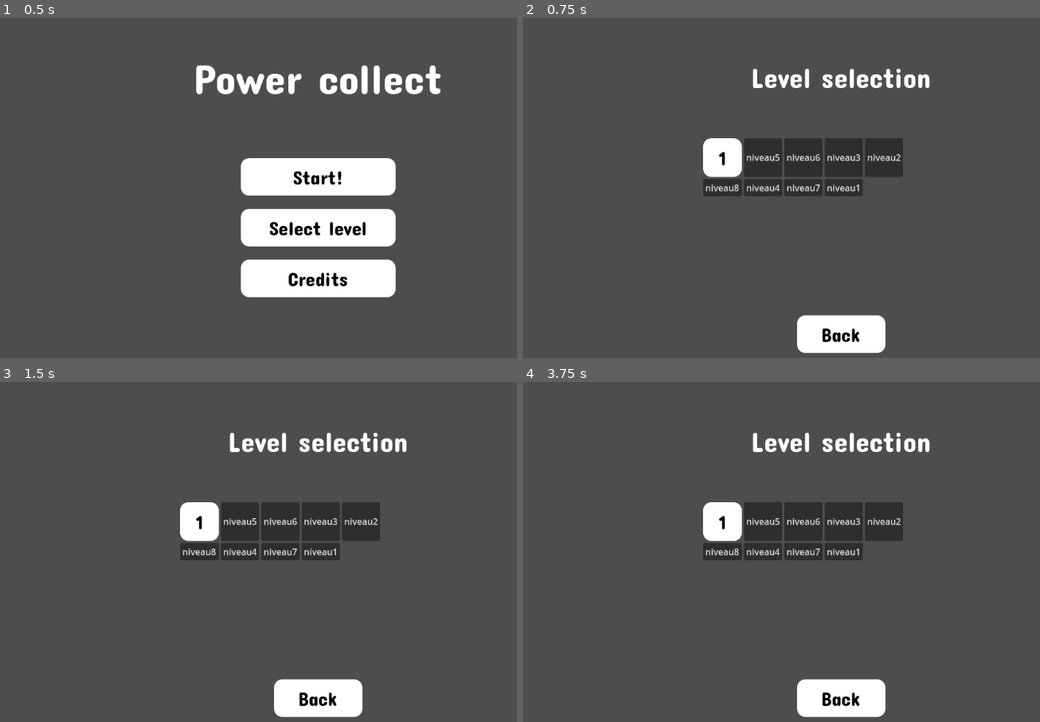
Above: before the commit, frames 1-4 (two rows, left to right).
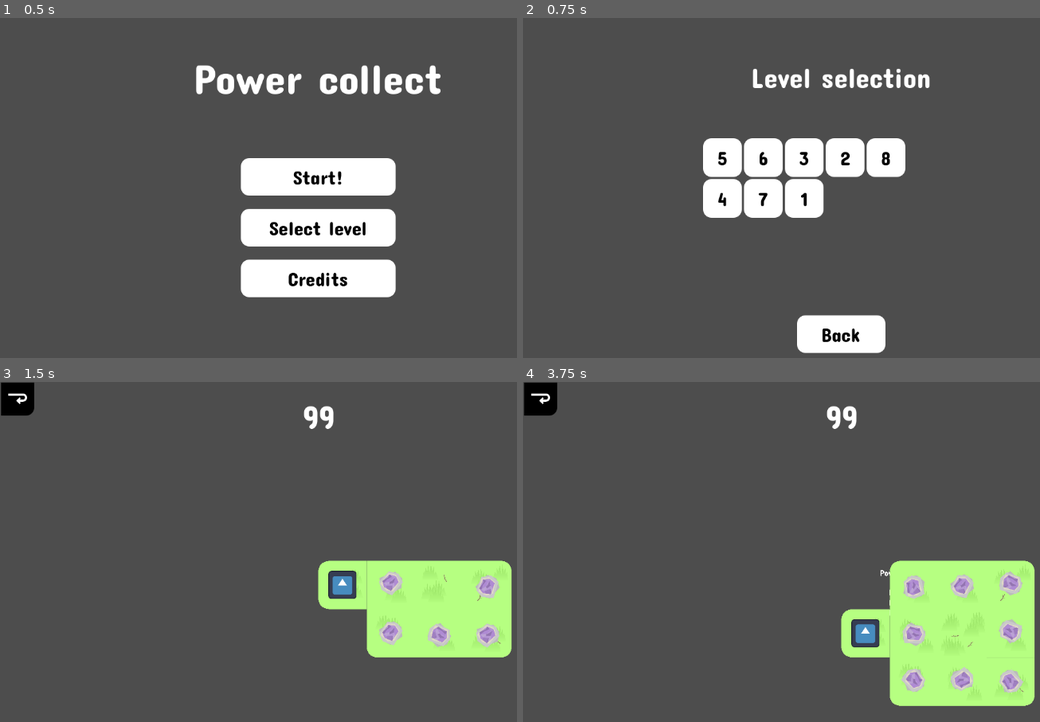
Above: after the commit, the same moments.

Repository: Sergueille/Collector
Game: Godot game, scene res://UI/menu_ui.tscn
Same seed, same stepped clock (60 frames per second), same inputs: the game is played once before the commit and once after it. The engine's default icon, where the game draws it, is replaced by a stand-in: a white triangle on a blue panel in a dark square.
Inputs (mouse positions are in pixels of both pictures, inside the frame that each line leads up to):
- Up to frame 1 (0.5 s): no input
- Up to frame 2 (0.75 s): click "Select level" at 0.5 s
- Up to frame 3 (1.5 s): click "1" at 1.25 s
- Up to frame 4 (3.75 s): click (538, 399) at 2.02 s; click (843, 592) at 2.75 s, where only the run after the commit has a clickable "Select level"; click (724, 521) at 3.5 s, where only the run after the commit has a clickable "5"

Frame 1 is identical in both runs. In frame 2, 6.3% of the frame differs, in the area x 34-74%, y 35-59%; in frame 3, 18%; in frame 4, 22%, in the area x 0-100%, y 0-99%.

Commit message:
modification UI level selection

Diff:
--- a/UI/in_game_ui_control_menu.gd
+++ b/UI/in_game_ui_control_menu.gd
@@ -3,3 +3,4 @@
 
 func _on_go_back_menu_button_pressed() -> void:
 	SceneSwitcher.go_to_level(ResourceLoader.load("res://UI/menu_ui.tscn").instantiate())
+	get_tree().change_scene_to_file("res://UI/level_selection.tscn")
--- a/UI/level_selection.gd
+++ b/UI/level_selection.gd
@@ -1,5 +1,7 @@
 extends Control
 
+@onready var buttons_container: GridContainer = $IngameUI/ButtonsContainer/GridContainer
+var play_button_scene := preload("res://UI/play_button_N.tscn")
 
 func _ready() -> void:
 	SceneSwitcher.current_scene_root = self
@@ -15,15 +17,21 @@
 		dir.list_dir_end()
 
 func _create_level_button(file_name: String) -> void:
-	var button := Button.new()
-	button.text = file_name.get_basename() # ex: "niveau1"
-	$GridContainer.add_child(button)
+	var play_button = play_button_scene.instantiate()
+
+
+	play_button.text = (file_name.get_basename()).replace("niveau", "")
+	$GridContainer.add_child(play_button)
 
 	# On capture le nom du fichier dans une lambda
-	button.pressed.connect(func():
+	play_button.pressed.connect(func():
 		_on_level_button_pressed(file_name))
 
 func _on_level_button_pressed(file_name: String) -> void:
 	var level_path := "levels/%s" % file_name
 	var level = LevelParser.createMapFromFile(level_path)
 	SceneSwitcher.go_to_level(level)
+
+
+func _go_to_main_menu() -> void:
+	get_tree().change_scene_to_file("res://UI/menu_ui.tscn")
--- a/UI/level_selection.tscn
+++ b/UI/level_selection.tscn
@@ -43,12 +43,6 @@
 grow_vertical = 2
 columns = 5
 
-[node name="PlayButton1" type="Button" parent="GridContainer"]
-custom_minimum_size = Vector2(70, 70)
-layout_mode = 2
-theme = ExtResource("3_i7e4u")
-text = "1"
-
 [node name="CreditButton" type="Button" parent="."]
 layout_mode = 1
 anchors_preset = -1
--- /dev/null
+++ b/UI/play_button_N.tscn
@@ -0,0 +1,8 @@
+[gd_scene load_steps=2 format=3 uid="uid://dohbawup5x1x1"]
+
+[ext_resource type="Theme" uid="uid://m1chhbmd1cxr" path="res://UI/general_theme.tres" id="1_a58ur"]
+
+[node name="PlayButtonN" type="Button"]
+custom_minimum_size = Vector2(70, 70)
+theme = ExtResource("1_a58ur")
+text = "1"
